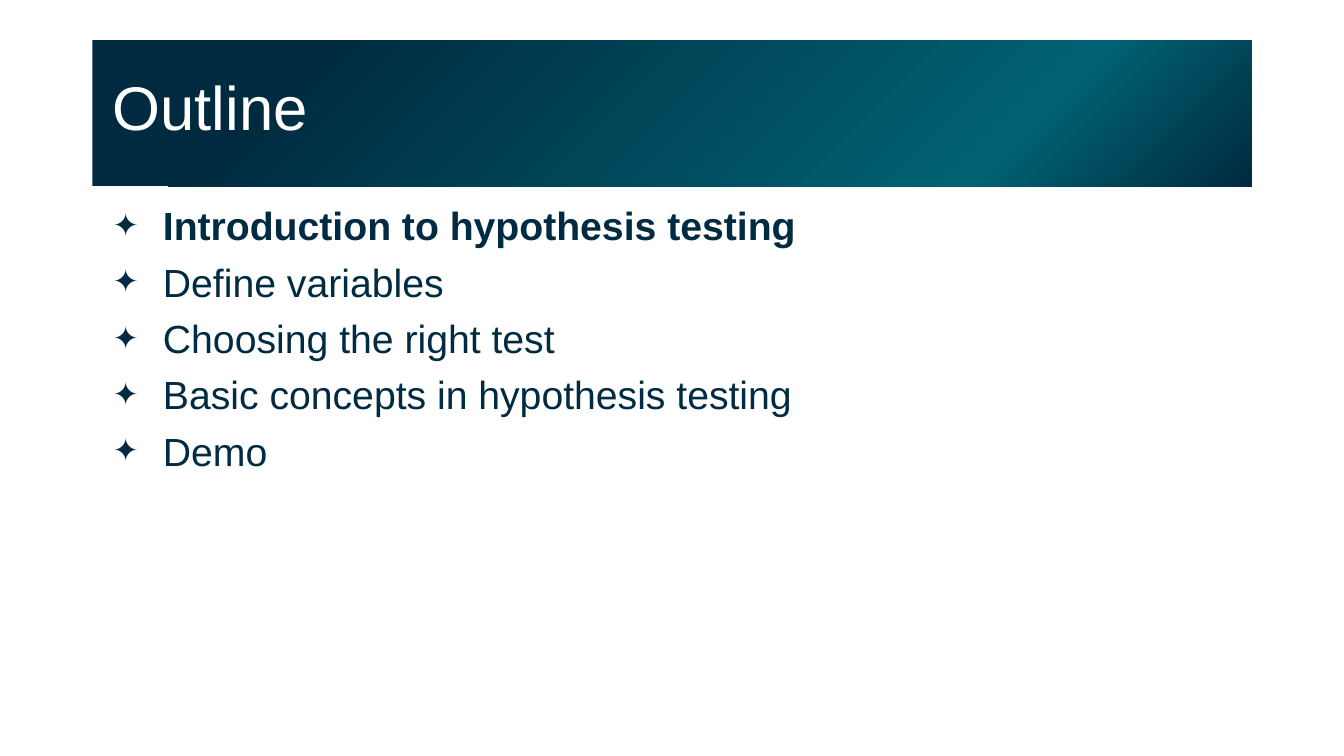
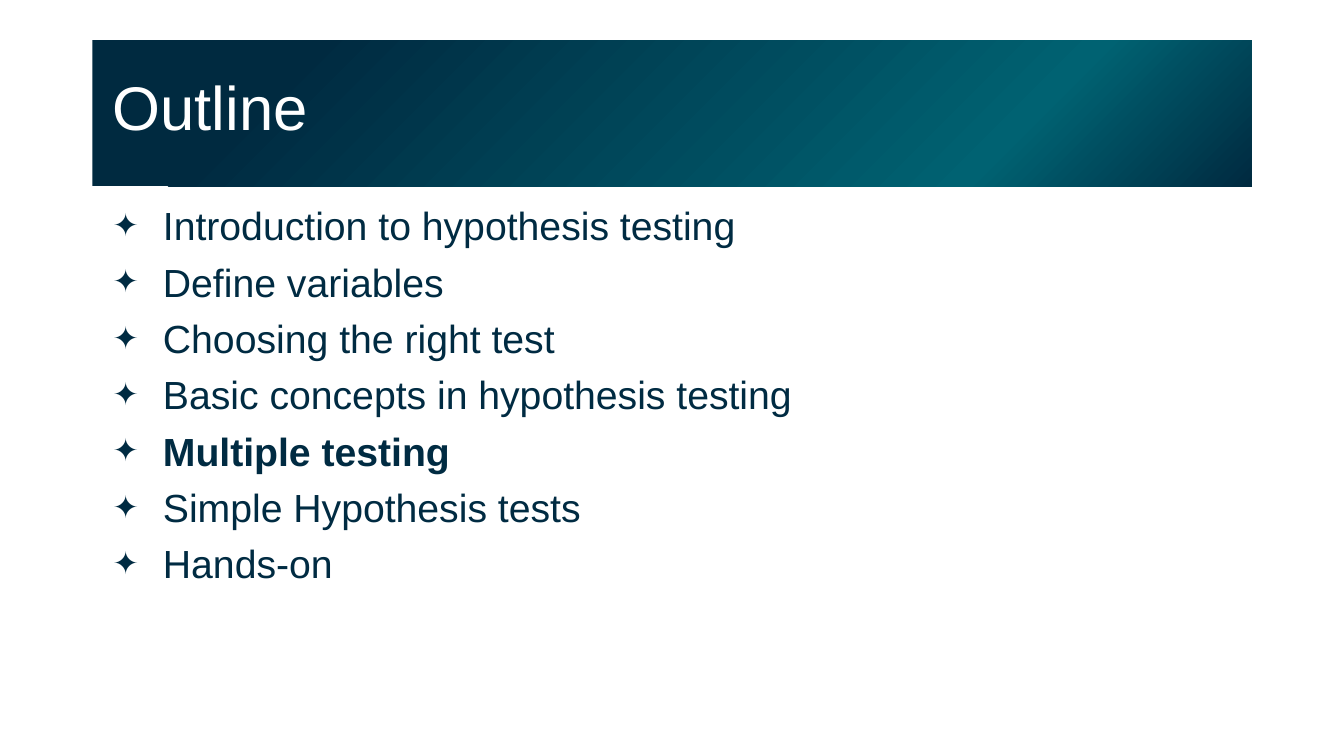
Before and after one commit to gladstone-institutes/Bioinformatics-Workshops, a slide deck: slide 36 of intro-experimental-design-hypothesis-testing/IntroStatsExpDesignHT_011723_day2.pptx (slide 8 before the commit). Drawn at 1344x756 pixels with LibreOffice and Linux fonts; fonts in the diff are those of the drawing. Boxes give left, top, right and bottom in pixels: in the first picture for what was removed or moved away, otherwise in the second. Text is boxed around its words. In the diff, an @@ line names an element or a change of style, - is before the commit and + after.

```diff
--- a/intro-experimental-design-hypothesis-testing/IntroStatsExpDesignHT_011723_day2.pptx
+++ b/intro-experimental-design-hypothesis-testing/IntroStatsExpDesignHT_011723_day2.pptx
@@ text at (x1=163, y1=211, x2=735, y2=248): bold off in "Introduction to hypothesis testing" @@
@@ text at (x1=163, y1=437, x2=581, y2=579): text changed @@
-✦ Demo
+✦ Multiple testing
+✦ Simple Hypothesis tests
+✦ Hands-on
```
Also in this commit, not shown: 10 other slides changed, 18 slides added.
